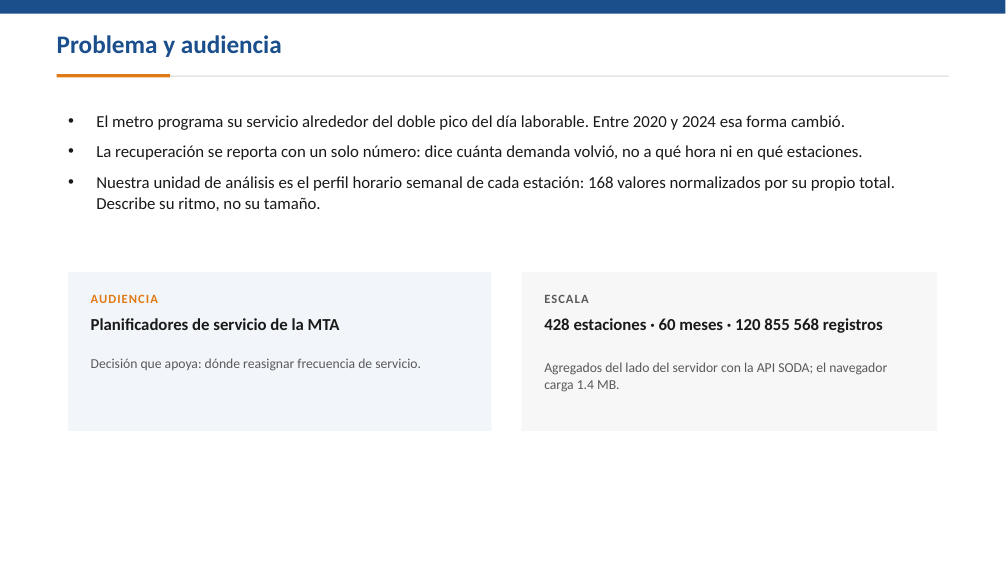
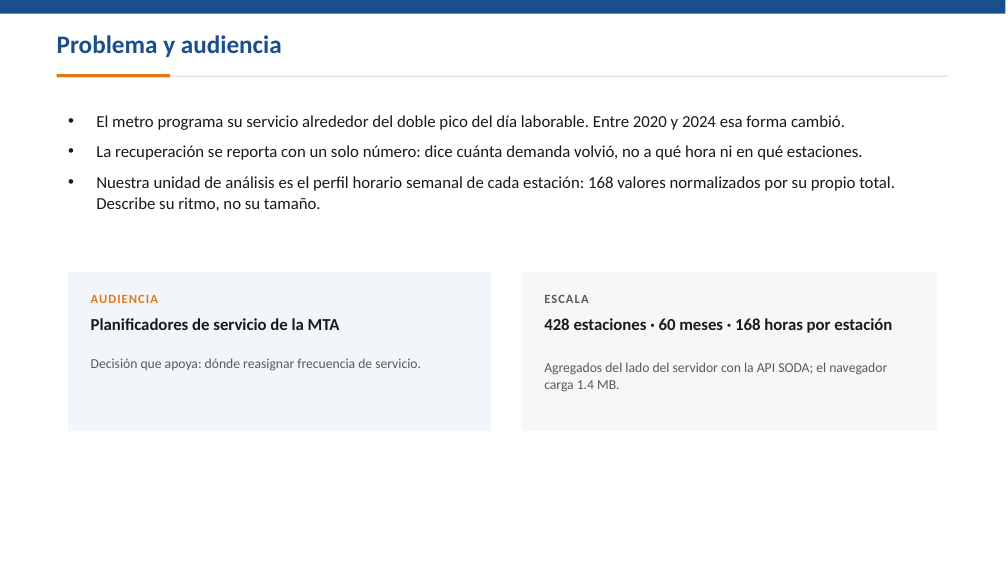
Before and after one commit to stewartmb/data-visualization-2026-2, a slide deck: slide 2 of deliveries/week10/PresentationWeek10.pptx. Drawn at 1008x567 pixels with LibreOffice and Linux fonts; fonts in the diff are those of the drawing. Boxes give left, top, right and bottom in pixels: in the first picture for what was removed or moved away, otherwise in the second. Text is boxed around its words. In the diff, an @@ line names an element or a change of style, - is before the commit and + after.

```diff
--- a/deliveries/week10/PresentationWeek10.pptx
+++ b/deliveries/week10/PresentationWeek10.pptx
@@ text at bbox=[544, 318, 892, 333]: text changed @@
-428 estaciones · 60 meses · 120 855 568 registros
+428 estaciones · 60 meses · 168 horas por estación
```
Also in this commit, not shown: 11 other files.
